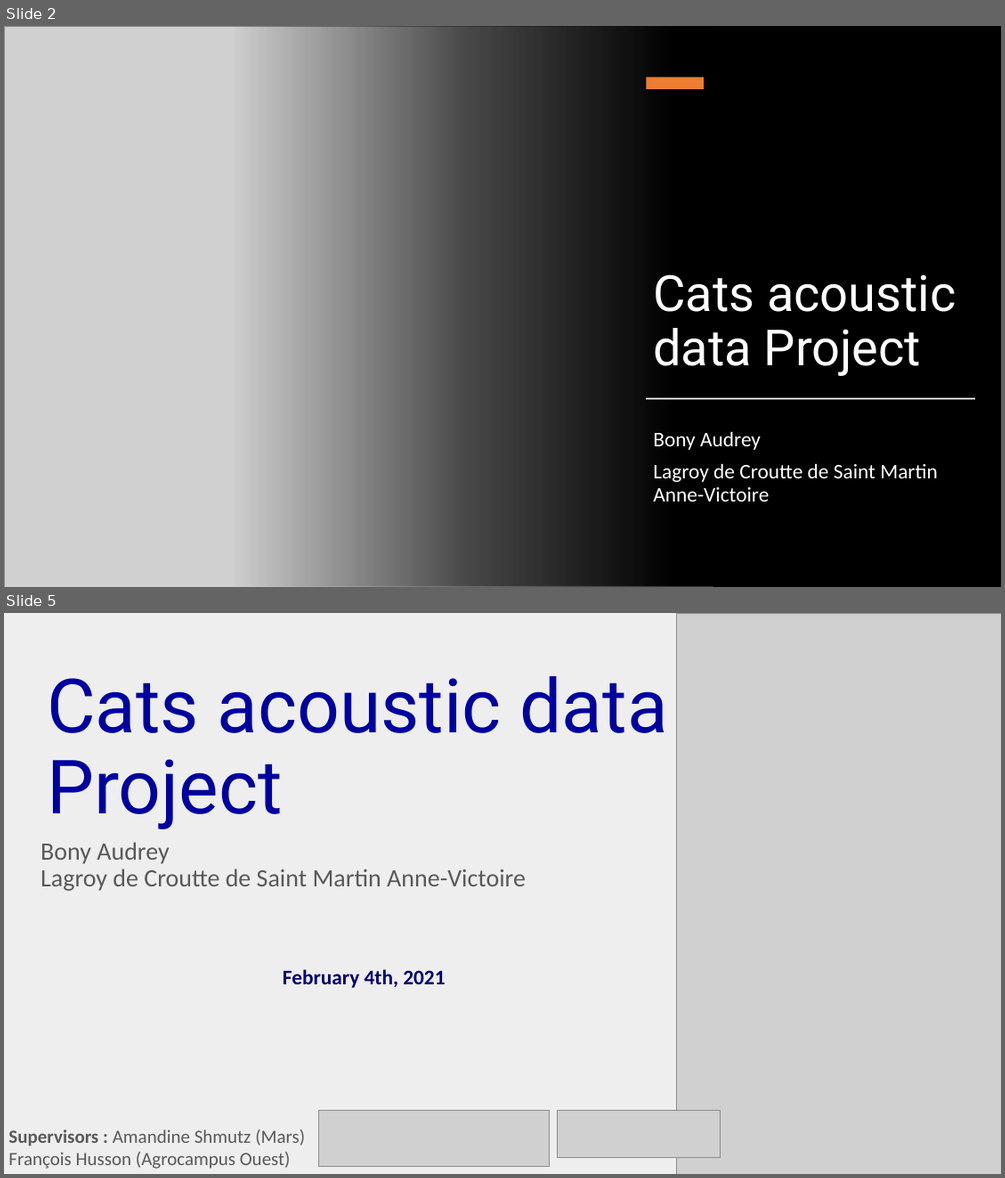
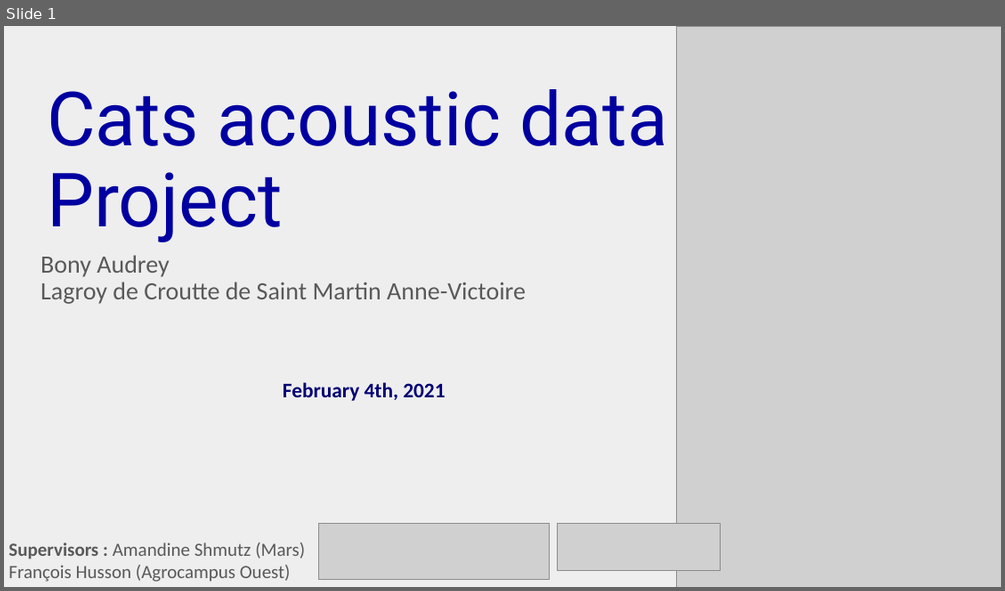
Before and after one commit to AuBony/ProjetInge, a slide deck: Presentation.pptx. Shown one above the other, each under a label of ours: slides 2 and 5 before the commit, slide 1 after it; the slides between them are not shown. The pictures are 1005x1178 and 1005x591 pixels, drawn with LibreOffice and Linux fonts; fonts in the diff are those of the drawing; grey boxes stand for pictures. Boxes give left, top, right and bottom in pixels: in the first picture for what was removed or moved away, otherwise in the second. Text is boxed around its words. In the diff, an @@ line names an element or a change of style, - is before the commit and + after.

```diff
--- a/Presentation.pptx
+++ b/Presentation.pptx
@@ slide 2 removed at box(4, 26, 1001, 587), background #000000 @@
@@ picture removed at box(4, 26, 713, 587) @@
@@ rectangle removed at box(232, 26, 1001, 587) @@
@@ rectangle removed at box(646, 78, 704, 89) @@
@@ title removed at box(653, 274, 956, 376) @@
-Cats acoustic data Project
@@ rectangle removed at box(647, 398, 975, 399) @@
@@ subtitle removed at box(653, 431, 938, 501) @@
-Bony Audrey
-Lagroy de Croutte de Saint Martin Anne-Victoire
@@ what was slide 5 is now slide 1 @@
```
Also in this commit, not shown: 3 other slides removed.
